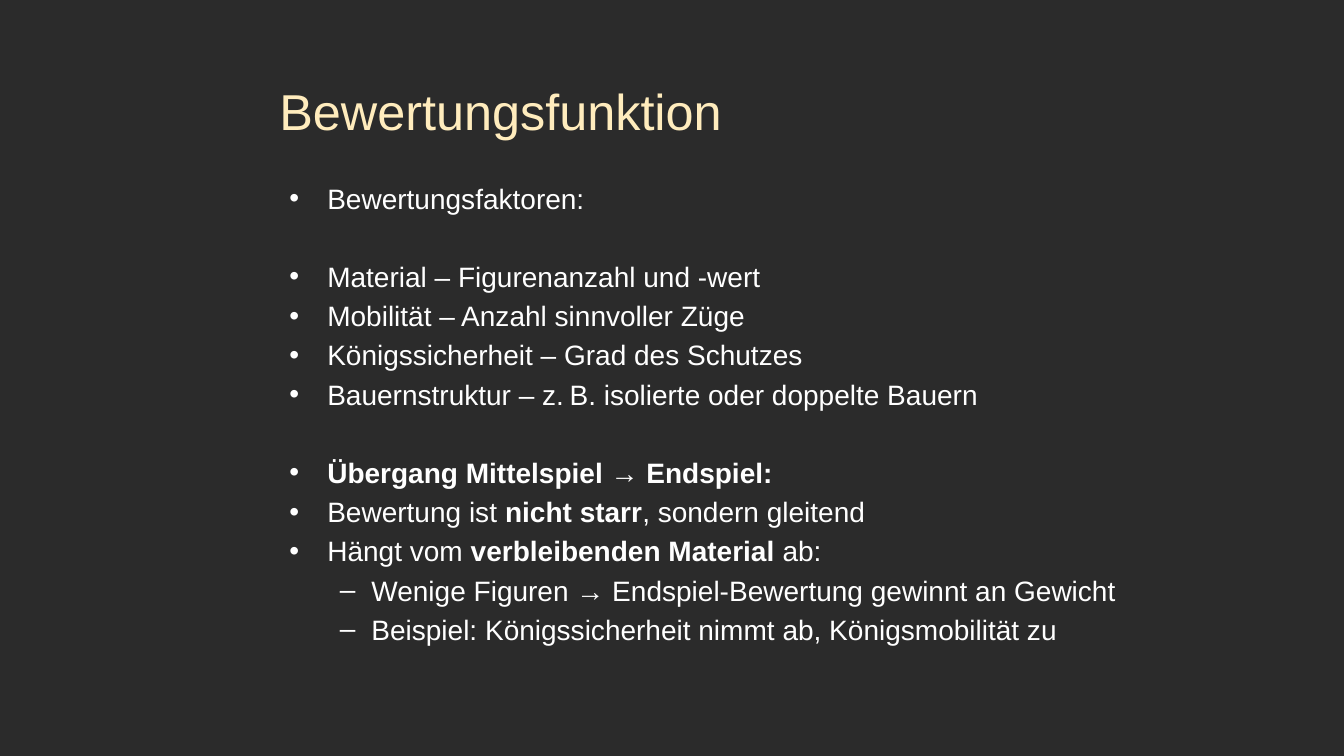
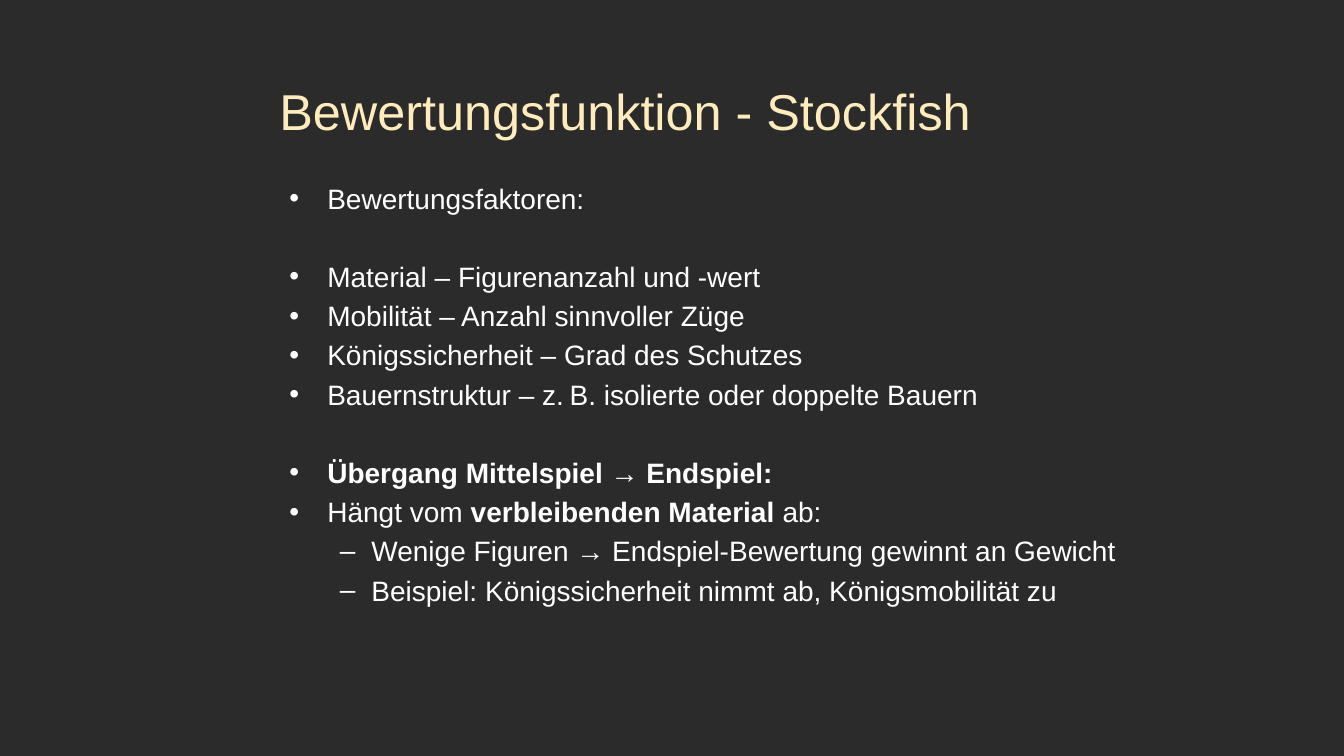
Before and after one commit to mfnomad/chess-cnn, a slide deck: slide 22 of präsentation.pptx (slide 25 before the commit). Drawn at 1344x756 pixels with LibreOffice and Linux fonts; fonts in the diff are those of the drawing; background and template pictures are left out; a plain dark background stands for a picture behind light text. Boxes give left, top, right and bottom in pixels: in the first picture for what was removed or moved away, otherwise in the second. Text is boxed around its words. In the diff, an @@ line names an element or a change of style, - is before the commit and + after.

```diff
--- a/präsentation.pptx
+++ b/präsentation.pptx
@@ title at (x1=279, y1=93, x2=970, y2=140): text changed @@
-Bewertungsfunktion
+Bewertungsfunktion - Stockfish
@@ text at (x1=327, y1=501, x2=865, y2=527): paragraph removed @@
-• Bewertung ist nicht starr, sondern gleitend
```
Also in this commit, not shown: 9 other slides changed, 3 slides removed, 1 other file.
